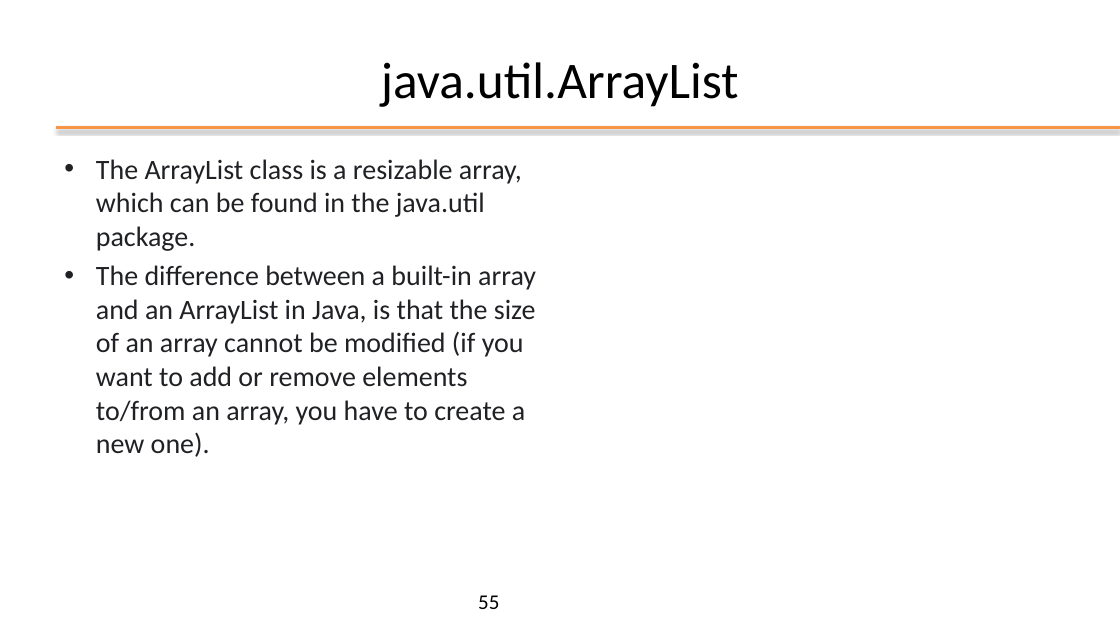
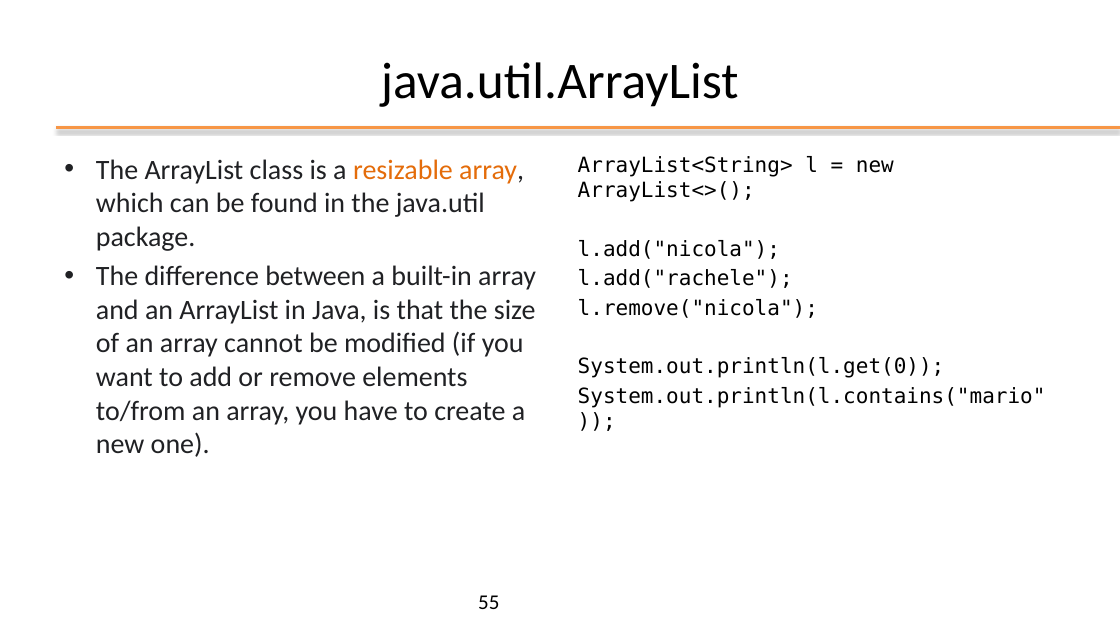
Before and after one commit to nbicocchi/learn-java-core, a slide deck: slide 55 of assets/slides/E2 - Java Basics.pptx. Drawn at 1120x630 pixels with LibreOffice and Linux fonts; fonts in the diff are those of the drawing; background and template pictures are left out. Boxes give left, top, right and bottom in pixels: in the first picture for what was removed or moved away, otherwise in the second. Text is boxed around its words. In the diff, an @@ line names an element or a change of style, - is before the commit and + after.

```diff
--- a/assets/slides/E2 - Java Basics.pptx
+++ b/assets/slides/E2 - Java Basics.pptx
@@ text at (96,159,524,251): text colour #202124 to #E46C0A in "resizable array," @@
@@ text added at (578,156,1046,408), 18 pt, text #000000 @@
+ArrayList<String> l = new ArrayList<>();
+l.add("nicola");
+l.add("rachele");
+l.remove("nicola");
+System.out.println(l.get(0));
+System.out.println(l.contains("mario"));
```
Also in this commit, not shown: 1 other slide changed, 3 other files.
